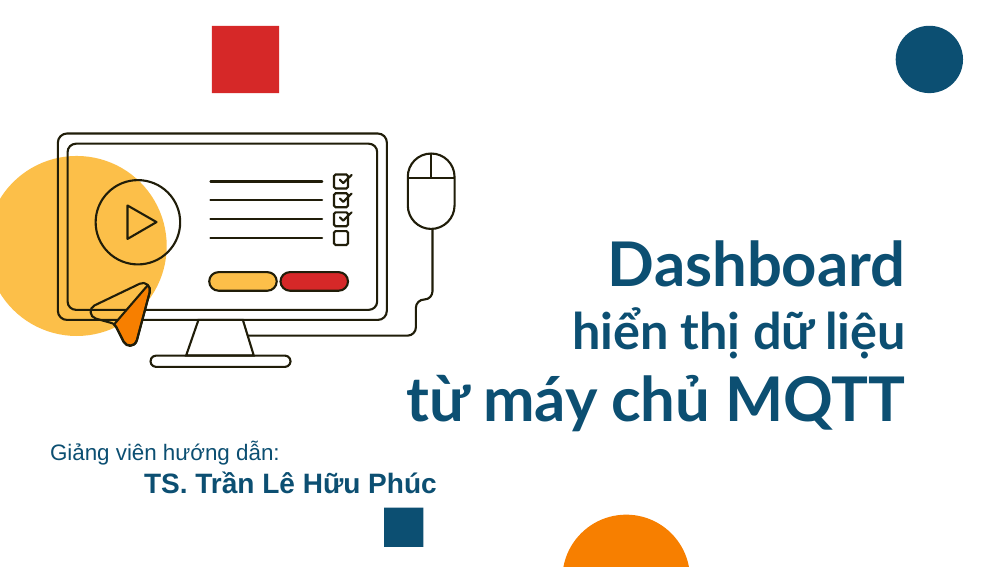
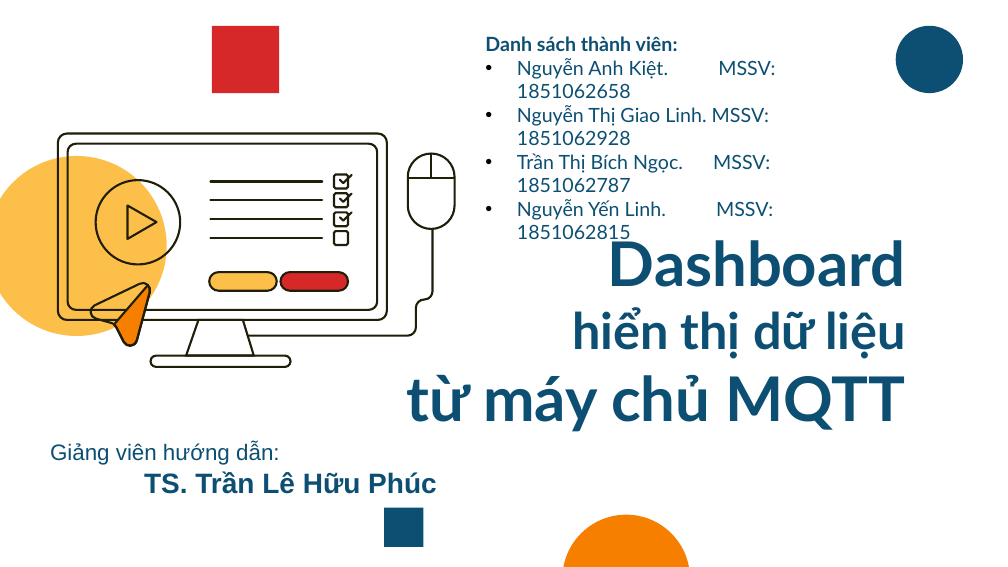
Before and after one commit to npackr/for-mqtt-dashboard, a slide deck: slide 1 of document/presentation.pptx. Drawn at 1008x567 pixels with LibreOffice and Linux fonts; fonts in the diff are those of the drawing. Boxes give left, top, right and bottom in pixels: in the first picture for what was removed or moved away, otherwise in the second. Text is boxed around its words. In the diff, an @@ line names an element or a change of style, - is before the commit and + after.

```diff
--- a/document/presentation.pptx
+++ b/document/presentation.pptx
@@ text added at [485,36,775,244], 14 pt, text #0C4F72 @@
+Danh sách thành viên:
+• Nguyễn Anh Kiệt. MSSV: 1851062658
+• Nguyễn Thị Giao Linh. MSSV: 1851062928
+• Trần Thị Bích Ngọc. MSSV: 1851062787
+• Nguyễn Yến Linh. MSSV: 1851062815
```
Also in this commit, not shown: 4 slides added.
